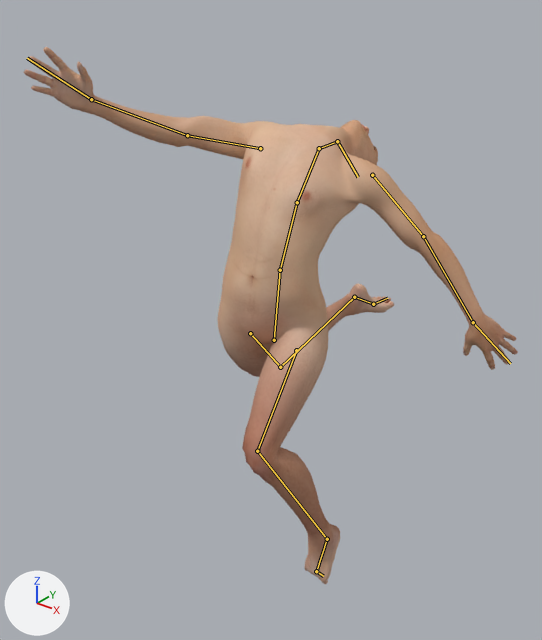
The Blender file uebung4/brian.blend: old version first, new version second.
One viewpoint serves both versions: a camera (50 mm lens) standing at (12.7, -16.3, 19.1) and looking at (-1.1, 0.9, 8.4). The lights are fixed; the arrows at lower left show +X, +Y and +Z. Both versions are drawn at the pose saved in each file; the numbers are the values there. The bones that bend it are drawn over the model as lines.

Names of what the first picture shows: 'brian'.
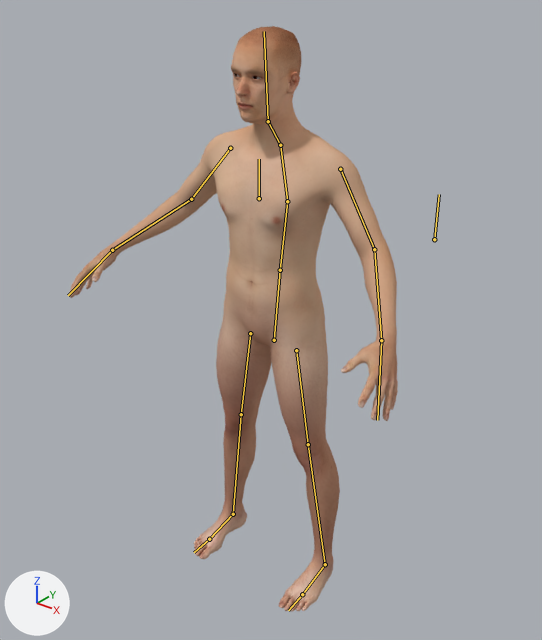
Scene script edits in JSON lines:
```json
{"block": "bone_chest", "where": "bone_chest = bpy.data.objects['Armature'].pose.bones['chest']  # child of 'hip'"}
{"op": "set", "path": "bone_chest.rotation_quaternion", "old": "(0.993, -0.119, 0.015, -0.002)", "new": "(1.0, 0.0, 0.0, 0.0)", "note": "degrees (-14, 2, 0) -> degrees (0, 0, 0)"}
{"block": "bone_breast", "where": "bone_breast = bpy.data.objects['Armature'].pose.bones['breast']  # child of 'chest'"}
{"op": "set", "path": "bone_breast.rotation_quaternion", "old": "(0.957, -0.288, 0.032, -0.016)", "new": "(1.0, 0.0, 0.0, 0.0)", "note": "degrees (-34, 3, -3) -> degrees (0, 0, 0)"}
{"block": "bone_neck", "where": "bone_neck = bpy.data.objects['Armature'].pose.bones['neck']  # child of 'breast'"}
{"op": "set", "path": "bone_neck.rotation_quaternion", "old": "(0.783, -0.615, 0.024, -0.089)", "new": "(1.0, 0.0, 0.0, 0.0)", "note": "degrees (-76, -4, -10) -> degrees (0, 0, 0)"}
{"block": "bone_head", "where": "bone_head = bpy.data.objects['Armature'].pose.bones['head']  # child of 'neck'"}
{"op": "set", "path": "bone_head.rotation_quaternion", "old": "(0.995, -0.101, 0.012, -0.01)", "new": "(1.0, 0.0, 0.0, 0.0)", "note": "degrees (-12, 1, -1) -> degrees (0, 0, 0)"}
{"block": "bone_upperarm_l", "where": "bone_upperarm_l = bpy.data.objects['Armature'].pose.bones['upperArm.l']  # child of 'breast'"}
{"op": "set", "path": "bone_upperarm_l.rotation_quaternion", "old": "(0.802, -0.452, 0.39, -0.005)", "new": "(1.0, 0.0, 0.0, 0.0)", "note": "degrees (-69, 38, -27) -> degrees (0, 0, 0)"}
{"block": "bone_lowerarm_l", "where": "bone_lowerarm_l = bpy.data.objects['Armature'].pose.bones['lowerArm.l']  # child of 'upperArm.l'"}
{"op": "set", "path": "bone_lowerarm_l.rotation_quaternion", "old": "(0.939, -0.145, 0.213, 0.227)", "new": "(1.0, 0.0, 0.0, 0.0)", "note": "degrees (-11, 28, 24) -> degrees (0, 0, 0)"}
{"block": "bone_hand_l", "where": "bone_hand_l = bpy.data.objects['Armature'].pose.bones['hand.l']  # child of 'lowerArm.l'"}
{"op": "set", "path": "bone_hand_l.rotation_quaternion", "old": "(0.992, -0.03, 0.061, 0.102)", "new": "(1.0, 0.0, 0.0, 0.0)", "note": "degrees (-3, 7, 12) -> degrees (0, 0, 0)"}
{"block": "bone_upperarm_r_001", "where": "bone_upperarm_r_001 = bpy.data.objects['Armature'].pose.bones['upperArm.r.001']  # child of 'breast'"}
{"op": "set", "path": "bone_upperarm_r_001.rotation_quaternion", "old": "(0.906, 0.331, 0.261, 0.027)", "new": "(1.0, 0.0, 0.0, 0.0)", "note": "degrees (44, 27, 14) -> degrees (0, 0, 0)"}
{"block": "bone_lowerarm_r_001", "where": "bone_lowerarm_r_001 = bpy.data.objects['Armature'].pose.bones['lowerArm.r.001']  # child of 'upperArm.r.001'"}
{"op": "set", "path": "bone_lowerarm_r_001.rotation_quaternion", "old": "(0.953, -0.191, -0.138, 0.189)", "new": "(1.0, 0.0, 0.0, 0.0)", "note": "degrees (-25, -11, 25) -> degrees (0, 0, 0)"}
{"block": "bone_hand_r_001", "where": "bone_hand_r_001 = bpy.data.objects['Armature'].pose.bones['hand.r.001']  # child of 'lowerArm.r.001'"}
{"op": "set", "path": "bone_hand_r_001.rotation_quaternion", "old": "(0.982, 0.088, 0.059, -0.158)", "new": "(1.0, 0.0, 0.0, 0.0)", "note": "degrees (9, 8, -18) -> degrees (0, 0, 0)"}
{"block": "bone_upperleg_l", "where": "bone_upperleg_l = bpy.data.objects['Armature'].pose.bones['upperLeg.l']  # child of 'hip'"}
{"op": "set", "path": "bone_upperleg_l.rotation_quaternion", "old": "(0.906, -0.419, -0.063, 0.0)", "new": "(1.0, 0.0, 0.0, 0.0)", "note": "degrees (-50, -7, 3) -> degrees (0, 0, 0)"}
{"block": "bone_lowerleg_l", "where": "bone_lowerleg_l = bpy.data.objects['Armature'].pose.bones['lowerLeg.l']  # child of 'upperLeg.l'"}
{"op": "set", "path": "bone_lowerleg_l.rotation_quaternion", "old": "(0.78, 0.599, 0.178, 0.017)", "new": "(1.0, 0.0, 0.0, 0.0)", "note": "degrees (77, 15, 14) -> degrees (0, 0, 0)"}
{"block": "bone_foot_l", "where": "bone_foot_l = bpy.data.objects['Armature'].pose.bones['foot.l']  # child of 'lowerLeg.l'"}
{"op": "set", "path": "bone_foot_l.rotation_quaternion", "old": "(0.949, -0.311, 0.0, -0.047)", "new": "(1.0, 0.0, 0.0, 0.0)", "note": "degrees (-36, -2, -5) -> degrees (0, 0, 0)"}
{"block": "bone_toe_l", "where": "bone_toe_l = bpy.data.objects['Armature'].pose.bones['toe.l']  # child of 'foot.l'"}
{"op": "set", "path": "bone_toe_l.rotation_quaternion", "old": "(0.87, -0.487, -0.01, -0.072)", "new": "(1.0, 0.0, 0.0, 0.0)", "note": "degrees (-58, -5, -7) -> degrees (0, 0, 0)"}
{"block": "bone_upperleg_r_001", "where": "bone_upperleg_r_001 = bpy.data.objects['Armature'].pose.bones['upperLeg.r.001']  # child of 'hip'"}
{"op": "set", "path": "bone_upperleg_r_001.rotation_quaternion", "old": "(0.932, 0.359, -0.054, 0.0)", "new": "(1.0, 0.0, 0.0, 0.0)", "note": "degrees (42, -6, -2) -> degrees (0, 0, 0)"}
{"block": "bone_lowerleg_r_001", "where": "bone_lowerleg_r_001 = bpy.data.objects['Armature'].pose.bones['lowerLeg.r.001']  # child of 'upperLeg.r.001'"}
{"op": "set", "path": "bone_lowerleg_r_001.rotation_quaternion", "old": "(0.874, 0.477, -0.058, -0.071)", "new": "(1.0, 0.0, 0.0, 0.0)", "note": "degrees (57, -2, -10) -> degrees (0, 0, 0)"}
{"block": "bone_foot_r_001", "where": "bone_foot_r_001 = bpy.data.objects['Armature'].pose.bones['foot.r.001']  # child of 'lowerLeg.r.001'"}
{"op": "set", "path": "bone_foot_r_001.rotation_quaternion", "old": "(0.948, -0.313, 0.047, 0.003)", "new": "(1.0, 0.0, 0.0, 0.0)", "note": "degrees (-37, 5, -1) -> degrees (0, 0, 0)"}
{"block": "bone_toe_r_001", "where": "bone_toe_r_001 = bpy.data.objects['Armature'].pose.bones['toe.r.001']  # child of 'foot.r.001'"}
{"op": "set", "path": "bone_toe_r_001.rotation_quaternion", "old": "(0.931, -0.361, 0.054, -0.005)", "new": "(1.0, 0.0, 0.0, 0.0)", "note": "degrees (-43, 6, -3) -> degrees (0, 0, 0)"}
```

Location of each change, [x1, y1, x2, y2] in pixels of the pictures (542 x 640 px):
```json
{"object": "brian", "change": "posed", "before": [24, 47, 518, 584], "after": [69, 26, 398, 611], "on screen": "33% narrower, 9% taller"}
{"bone": "chest", "before": "(280, 270) to (297, 202)", "after": "(280, 270) to (287, 201)"}
{"bone": "breast", "before": "(297, 202) to (319, 148)", "after": "(287, 201) to (280, 145)"}
{"bone": "neck", "before": "(319, 148) to (337, 141)", "after": "(280, 145) to (268, 121)"}
{"bone": "head", "before": "(337, 141) to (358, 177)", "after": "(268, 121) to (264, 31)"}
{"bone": "upperArm.l", "before": "(372, 175) to (423, 236)", "after": "(340, 169) to (374, 249)"}
{"bone": "lowerArm.l", "before": "(423, 236) to (473, 322)", "after": "(374, 249) to (381, 340)"}
{"bone": "hand.l", "before": "(473, 322) to (510, 363)", "after": "(381, 340) to (377, 420)"}
{"bone": "upperArm.r.001", "before": "(260, 148) to (187, 135)", "after": "(230, 148) to (191, 199)"}
{"bone": "lowerArm.r.001", "before": "(187, 135) to (91, 99)", "after": "(191, 199) to (112, 250)"}
{"bone": "hand.r.001", "before": "(91, 99) to (27, 58)", "after": "(112, 250) to (68, 295)"}
{"bone": "upperLeg.l", "before": "(296, 350) to (257, 451)", "after": "(296, 350) to (308, 444)"}
{"bone": "lowerLeg.l", "before": "(257, 451) to (327, 539)", "after": "(308, 444) to (325, 564)"}
{"bone": "foot.l", "before": "(327, 539) to (316, 571)", "after": "(325, 564) to (302, 594)"}
{"bone": "toe.l", "before": "(316, 571) to (323, 576)", "after": "(302, 594) to (288, 610)"}
{"bone": "upperLeg.r.001", "before": "(250, 333) to (280, 367)", "after": "(250, 333) to (241, 414)"}
{"bone": "lowerLeg.r.001", "before": "(280, 367) to (354, 297)", "after": "(241, 414) to (233, 514)"}
{"bone": "foot.r.001", "before": "(354, 297) to (373, 304)", "after": "(233, 514) to (209, 539)"}
{"bone": "toe.r.001", "before": "(373, 304) to (387, 298)", "after": "(209, 539) to (194, 552)"}
```
